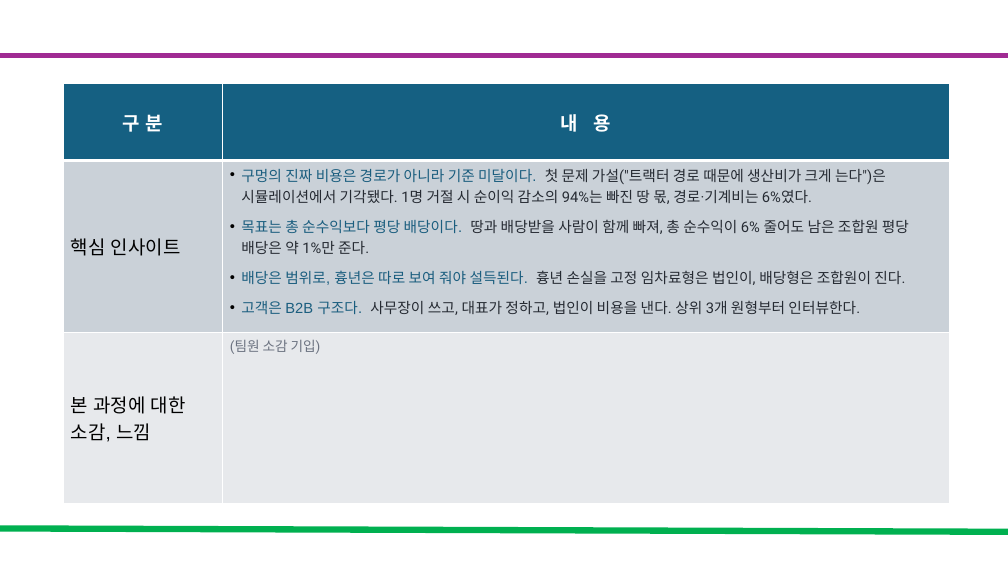
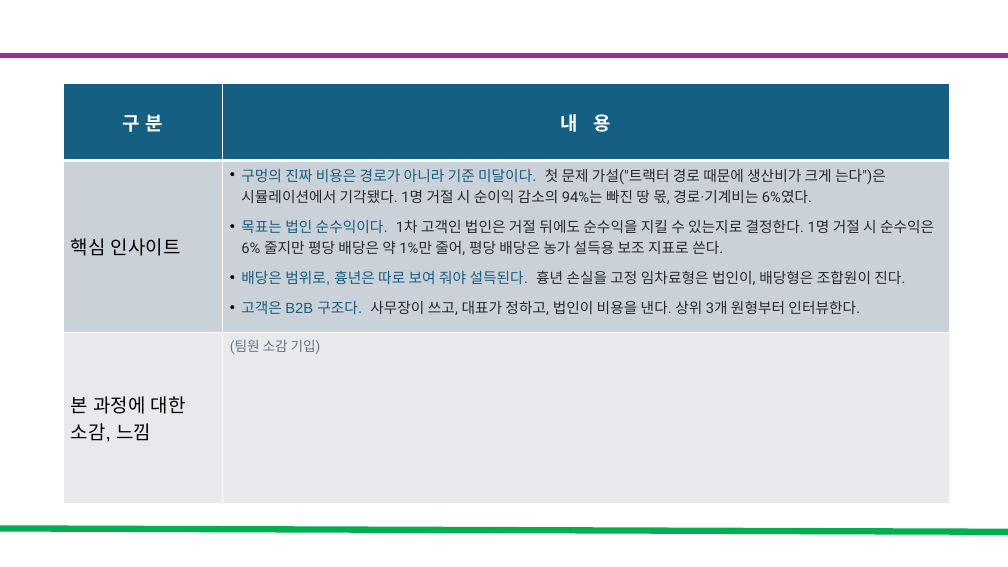
Before and after one commit to yean1234/Cooperative-farming-system, a slide deck: slide 5 of docs/공동영농_최종발표.pptx. Drawn at 1008x567 pixels with LibreOffice and Linux fonts; fonts in the diff are those of the drawing. Boxes give left, top, right and bottom in pixels: in the first picture for what was removed or moved away, otherwise in the second. Text is boxed around its words. In the diff, an @@ line names an element or a change of style, - is before the commit and + after.

```diff
--- a/docs/공동영농_최종발표.pptx
+++ b/docs/공동영농_최종발표.pptx
@@ table at box(64, 83, 950, 446) @@
@@ row 2, column 2: "구멍의 진짜 비용은 경로가 아니라 기준 미달이다. 첫 문제 가설("트랙터 경로 때문에 생산비가 크게 는다")은 시뮬레이션에서 기각됐다. 1명 거절 시 순이익 감소의 94%는 빠진 땅 몫, 경로·기계비는 6%였다. / 목표는 총 순수익보다 평당 배당이다. 땅과 배당받을 사람이 함께 빠져, 총 순수익이 6% 줄어도 남은 조합원 평당 배당은 약 1%만 준다. / 배당은 범위로, 흉년은 따로 보여 줘야 설득된다. 흉년 손실을 고정 임차료형은 법인이, 배당형은 조합원이 진다. / 고객은 B2B 구조다. 사무장이 쓰고, 대표가 정하고, 법인이 비용을 낸다. 상위 3개 원형부터 인터뷰한다." to "구멍의 진짜 비용은 경로가 아니라 기준 미달이다. 첫 문제 가설("트랙터 경로 때문에 생산비가 크게 는다")은 시뮬레이션에서 기각됐다. 1명 거절 시 순이익 감소의 94%는 빠진 땅 몫, 경로·기계비는 6%였다. / 목표는 법인 순수익이다. 1차 고객인 법인은 거절 뒤에도 순수익을 지킬 수 있는지로 결정한다. 1명 거절 시 순수익은 6% 줄지만 평당 배당은 약 1%만 줄어, 평당 배당은 농가 설득용 보조 지표로 쓴다. / 배당은 범위로, 흉년은 따로 보여 줘야 설득된다. 흉년 손실을 고정 임차료형은 법인이, 배당형은 조합원이 진다. / 고객은 B2B 구조다. 사무장이 쓰고, 대표가 정하고, 법인이 비용을 낸다. 상위 3개 원형부터 인터뷰한다." @@
```
Also in this commit, not shown: 4 other slides changed, 5 other files.
